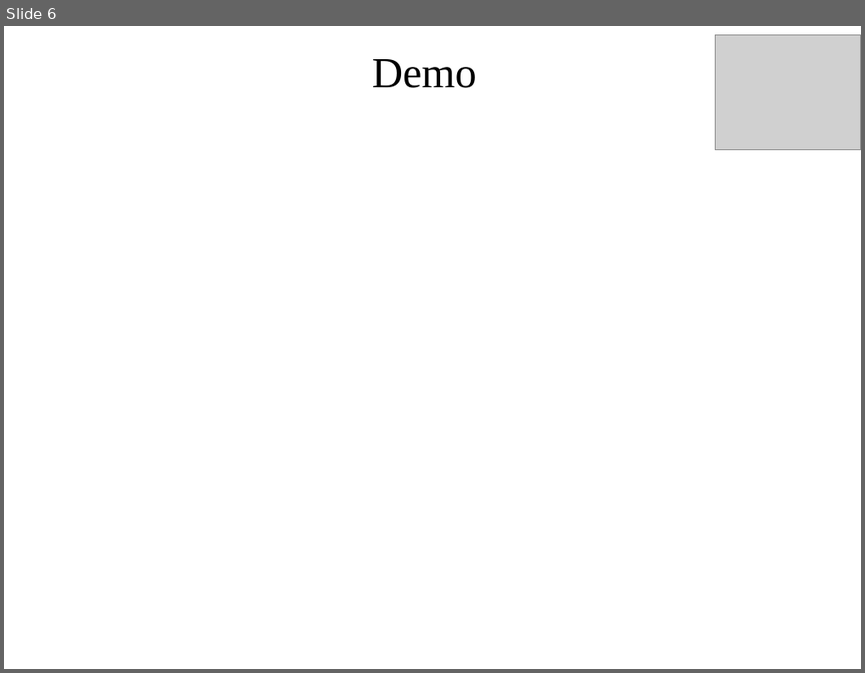
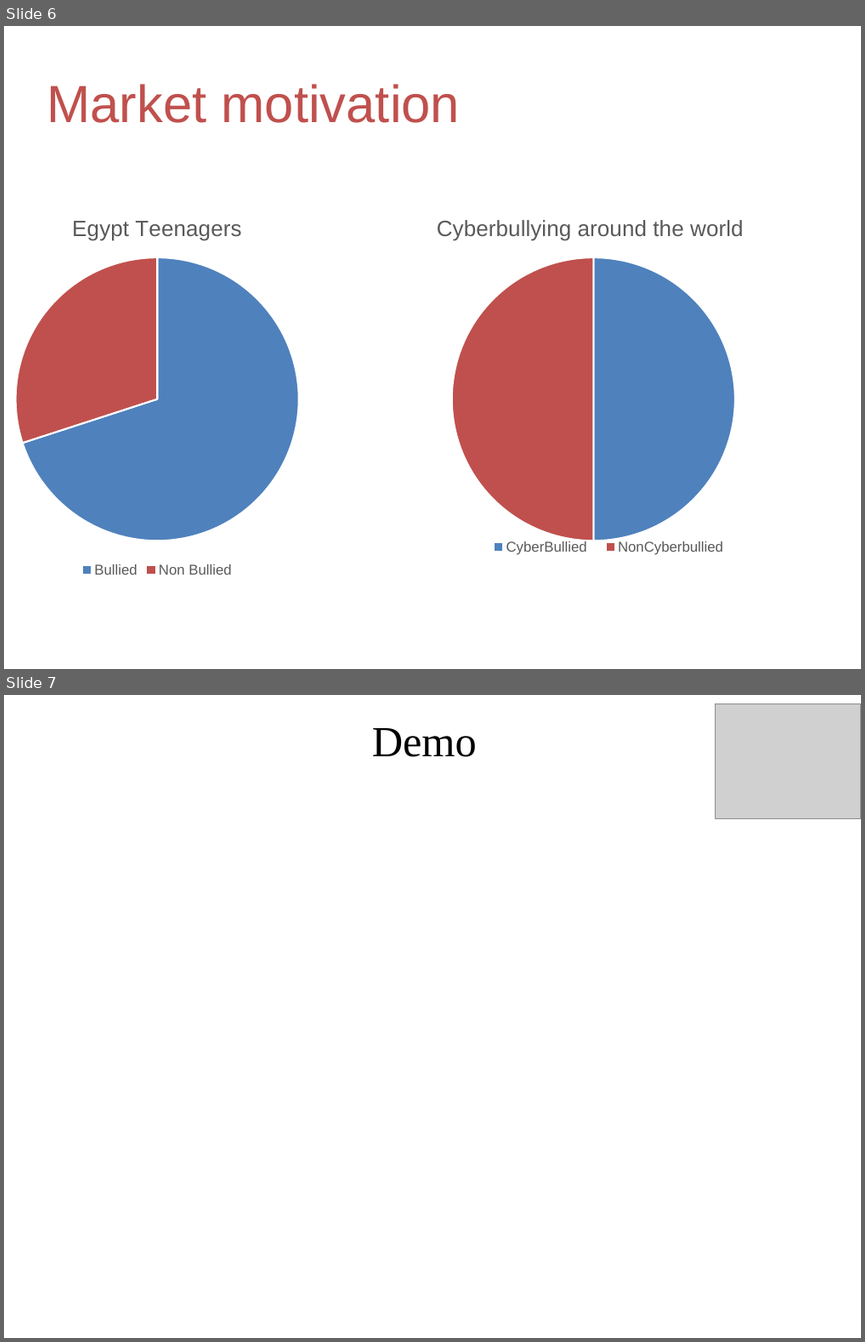
Before and after one commit to DevJohnIbrahim/SSM-GP, a slide deck: Seminar.pptx. Shown one above the other, each under a label of ours: slide 6 before the commit, slides 6 and 7 after it. The pictures are 865x673 and 865x1342 pixels, drawn with LibreOffice and Linux fonts; fonts in the diff are those of the drawing; grey boxes stand for pictures. Boxes give left, top, right and bottom in pixels: in the first picture for what was removed or moved away, otherwise in the second. Text is boxed around its words. In the diff, an @@ line names an element or a change of style, - is before the commit and + after.

```diff
--- a/Seminar.pptx
+++ b/Seminar.pptx
@@ slide 6 added at (4, 26, 861, 669), background #FFFFFF @@
@@ title added at (46, 84, 460, 123), 44 pt, text #C0504D @@
+Market motivation
@@ pie chart added at (4, 200, 443, 580) @@
+title "Egypt Teenagers "
+categories: Bullied, Non Bullied
+Series 1: 70, 30
@@ pie chart added at (308, 200, 861, 580) @@
+title "Cyberbullying around the world  "
+categories: CyberBullied, NonCyberbullied
+Series 1: 50, 50
@@ what was slide 6 is now slide 7 @@
```
Also in this commit, not shown: 1 other slide added, 1 slide removed.
